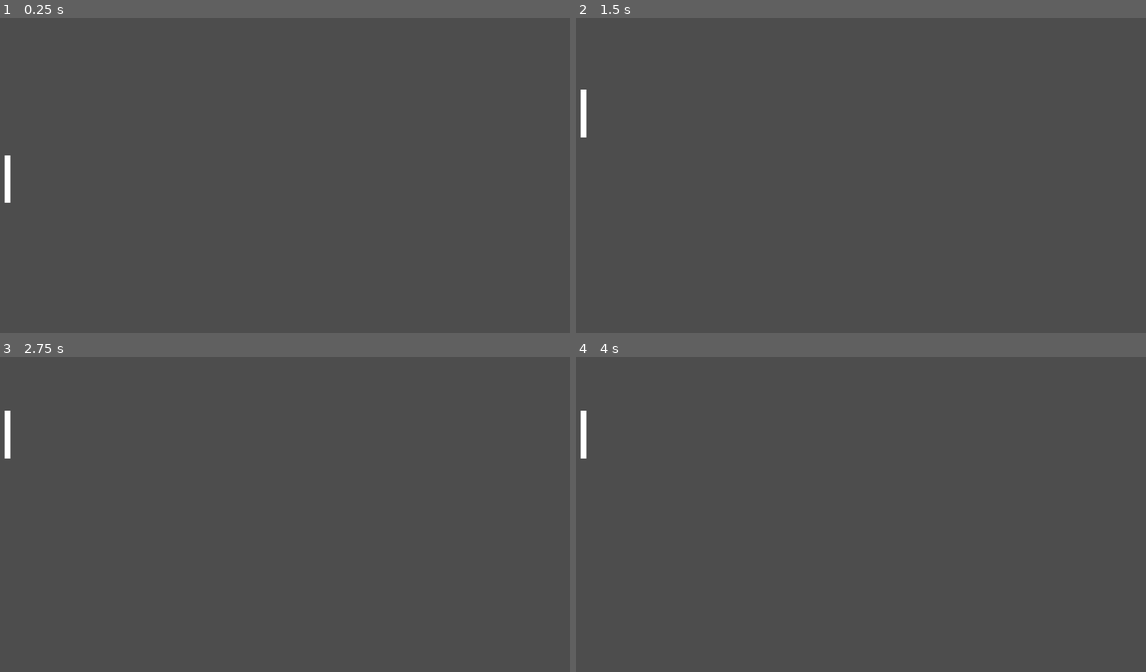
Above: before the commit, frames 1-4 (two rows, left to right).
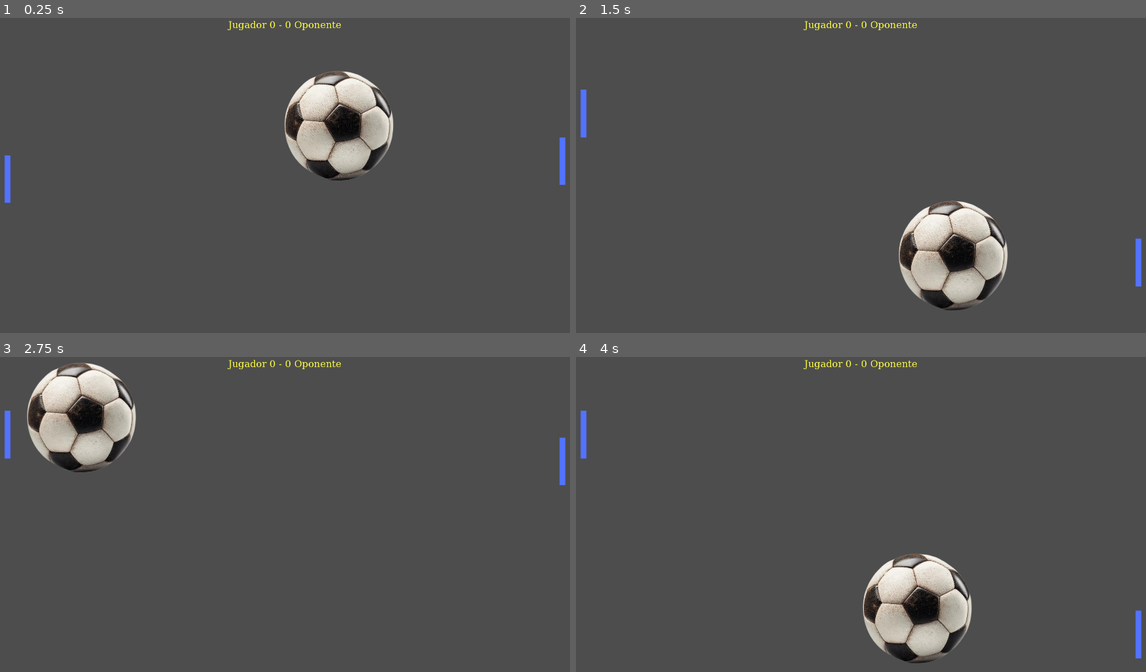
Above: after the commit, the same moments.

Repository: JuanPabloFloresDiaz/PracticaGodotPlatziPong
Game: Godot game, scene res://levels/level.tscn
The game is run twice, just before and just after one commit, with the same random seed, the same clock (stepped at 60 frames per second) and the same inputs.
Inputs:
- Up to frame 1 (0.25 s): no input
- Up to frame 2 (1.5 s): hold Up (ui_up) 0.53-1.28 s; hold Down (ui_down) from 1.28 s (still down)
- Up to frame 3 (2.75 s): release Down (ui_down) at 2.03 s; hold Up (ui_up) from 2.03 s (still down)
- Up to frame 4 (4 s): release Up (ui_up) at 3.53 s; hold Down (ui_down) from 3.53 s (still down)

The runs differ from the first frame. In frame 1, 5.4% of the frame differs, in the area x 0-100%, y 0-59%; in frame 2, 5.4%; in frame 3, 5.4%, in the area x 0-100%, y 0-41%; in frame 4, 5.4%.

Commit message:
✨ Acabando la practica del juego de Pong para curso de Platzi con Godot

Diff:
--- /dev/null
+++ b/characters/ball.gd
@@ -0,0 +1,23 @@
+extends CharacterBody2D
+
+var speed = 0
+var direction = Vector2.ZERO
+var is_moving = false
+
+func _ready() -> void:
+	randomize()
+	reset_ball()
+
+
+func reset_ball():
+	speed = 800
+	direction.x = [-1, 1][randi() % 2]
+	direction.y = [-0.8, 0.8][randi() % 2]
+	is_moving = true
+
+func _physics_process(delta: float) -> void:
+	if is_moving:
+		var collide = move_and_collide(speed * direction * delta);
+		if collide:
+			direction = direction.bounce(collide.get_normal());
+			$AudioColision.play()
--- /dev/null
+++ b/characters/ball.tscn
@@ -0,0 +1,20 @@
+[gd_scene format=3 uid="uid://nsdrbua1xkkp"]
+
+[ext_resource type="Texture2D" uid="uid://b14kb3o55s2h0" path="res://characters/pelota_futbol.png" id="1_2sslr"]
+[ext_resource type="Script" uid="uid://cyxvkr4630whx" path="res://characters/ball.gd" id="1_yadwx"]
+[ext_resource type="AudioStream" uid="uid://b63hw1bawo0ei" path="res://assets pong/audio-bounce.ogg" id="3_p8ead"]
+
+[sub_resource type="CircleShape2D" id="CircleShape2D_yadwx"]
+radius = 185.0
+
+[node name="Ball" type="CharacterBody2D" unique_id=1468082482]
+script = ExtResource("1_yadwx")
+
+[node name="Sprite2D" type="Sprite2D" parent="." unique_id=1465284682]
+texture = ExtResource("1_2sslr")
+
+[node name="CollisionShape2D" type="CollisionShape2D" parent="." unique_id=454094404]
+shape = SubResource("CircleShape2D_yadwx")
+
+[node name="AudioColision" type="AudioStreamPlayer2D" parent="." unique_id=767425740]
+stream = ExtResource("3_p8ead")
--- /dev/null
+++ b/characters/oponente.gd
@@ -0,0 +1,20 @@
+extends CharacterBody2D
+
+const SPEED = 600.0
+@onready var ball = get_parent().find_child("Ball")
+
+func _physics_process(delta):
+	velocity.y = _get_oponent_direction() * SPEED
+	move_and_slide()
+	position.y = clamp(position.y, 0, 867)
+	position.x = 1880
+
+func _get_oponent_direction():
+
+	if abs(ball.position.y - position.y) > 25:
+		if ball.position.y > position.y:
+			return 1
+		else:
+			return -1
+	else:
+		return 0
--- a/characters/player.gd
+++ b/characters/player.gd
@@ -3,14 +3,12 @@
 const SPEED = 400 # Lo puse en mayúsculas por convención de constantes
 
 func _physics_process(delta: float) -> void:
-	# 1. Reiniciamos la velocidad en cada frame (para que no se mueva solo)
 	velocity = Vector2.ZERO
-
-	# 2. Capturamos el input
 	if Input.is_action_pressed("ui_up"):
 		velocity.y = -SPEED
 	elif Input.is_action_pressed("ui_down"):
 		velocity.y = SPEED
 
-	# 3. ¡ESTA ES LA CLAVE! move_and_slide usa el valor de 'velocity' automáticamente
 	move_and_slide()
+	position.y = clamp(position.y, 0, 867)
+	position.x = 20
--- a/characters/player.tscn
+++ b/characters/player.tscn
@@ -15,3 +15,4 @@
 [node name="ColorRect" type="ColorRect" parent="." unique_id=1090427301]
 offset_right = 20.0
 offset_bottom = 160.0
+color = Color(0.3254902, 0.4509804, 1, 1)
--- /dev/null
+++ b/levels/level.gd
@@ -0,0 +1,34 @@
+extends Node2D
+var GameStarted = false
+var PlayerScore = 0
+var OponenteScore = 0
+
+func _ready():
+	_actualizar_marcador()
+	# Esperamos un microsegundo a que la física se asiente
+	await get_tree().create_timer(0.1).timeout
+	GameStarted = true
+
+func _actualizar_marcador():
+	var puntaje_player = str(PlayerScore)
+	var puntaje_oponente = str(OponenteScore)
+	$MarcadorPlayer.text = "Jugador " + puntaje_player + " - " + puntaje_oponente + " Oponente"
+
+
+func _restart_game():
+	$Ball.is_moving = false
+	$Ball.direction = Vector2.ZERO
+	$Ball.position = Vector2(940, 520)
+	$Ball.reset_ball()
+
+func _on_arco_player_body_entered(body: Node2D) -> void:
+	if GameStarted:
+		OponenteScore += 1
+		_actualizar_marcador()
+		_restart_game()
+
+func _on_arco_oponente_body_entered(body: Node2D) -> void:
+	if GameStarted:
+		PlayerScore += 1
+		_actualizar_marcador()
+		_restart_game()
--- a/levels/level.tscn
+++ b/levels/level.tscn
@@ -1,6 +1,9 @@
 [gd_scene format=3 uid="uid://ht1x53j78b7j"]
 
+[ext_resource type="Script" uid="uid://buwtcyx4kkx2r" path="res://levels/level.gd" id="1_5mrsh"]
 [ext_resource type="PackedScene" uid="uid://dacaoti5pspc7" path="res://characters/player.tscn" id="1_80vhd"]
+[ext_resource type="Script" uid="uid://cbwtbwbiwevg5" path="res://characters/oponente.gd" id="2_cwqvt"]
+[ext_resource type="PackedScene" uid="uid://nsdrbua1xkkp" path="res://characters/ball.tscn" id="2_hjsbj"]
 
 [sub_resource type="RectangleShape2D" id="RectangleShape2D_5xgho"]
 size = Vector2(1920, 50)
@@ -8,7 +11,39 @@
 [sub_resource type="RectangleShape2D" id="RectangleShape2D_u52ul"]
 size = Vector2(50, 1080)
 
+[sub_resource type="FontFile" id="FontFile_5mrsh"]
+cache/0/variation_coordinates = {}
+cache/0/face_index = 0
+cache/0/embolden = 0.0
+cache/0/transform = Transform2D(1, 0, 0, 1, 0, 0)
+cache/0/spacing_top = 0
+cache/0/spacing_bottom = 0
+cache/0/spacing_space = 0
+cache/0/spacing_glyph = 0
+cache/0/baseline_offset = 0.0
+cache/0/16/0/ascent = 0.0
+cache/0/16/0/descent = 0.0
+cache/0/16/0/underline_position = 0.0
+cache/0/16/0/underline_thickness = 0.0
+cache/0/16/0/scale = 1.0
+cache/0/34/0/ascent = 0.0
+cache/0/34/0/descent = 0.0
+cache/0/34/0/underline_position = 0.0
+cache/0/34/0/underline_thickness = 0.0
+cache/0/34/0/scale = 1.0
+cache/0/30/0/ascent = 0.0
+cache/0/30/0/descent = 0.0
+cache/0/30/0/underline_position = 0.0
+cache/0/30/0/underline_thickness = 0.0
+cache/0/30/0/scale = 1.0
+cache/0/32/0/ascent = 0.0
+cache/0/32/0/descent = 0.0
+cache/0/32/0/underline_position = 0.0
+cache/0/32/0/underline_thickness = 0.0
+cache/0/32/0/scale = 1.0
+
 [node name="Level" type="Node2D" unique_id=772517460]
+script = ExtResource("1_5mrsh")
 
 [node name="ParedSuperior" type="StaticBody2D" parent="." unique_id=1305385513]
 
@@ -36,3 +71,25 @@
 
 [node name="Player" parent="." unique_id=1980761694 instance=ExtResource("1_80vhd")]
 position = Vector2(20, 460)
+motion_mode = 1
+
+[node name="Oponente" parent="." unique_id=406978772 instance=ExtResource("1_80vhd")]
+position = Vector2(1880, 460)
+motion_mode = 1
+script = ExtResource("2_cwqvt")
+
+[node name="Ball" parent="." unique_id=1468082482 instance=ExtResource("2_hjsbj")]
+position = Vector2(940, 520)
+
+[node name="MarcadorPlayer" type="Label" parent="." unique_id=1057279618]
+offset_right = 1920.0
+offset_bottom = 50.0
+theme_override_colors/font_color = Color(1, 1, 0.26666668, 1)
+theme_override_fonts/font = SubResource("FontFile_5mrsh")
+theme_override_font_sizes/font_size = 32
+text = "Marcador Player"
+horizontal_alignment = 1
+vertical_alignment = 1
+
+[connection signal="body_entered" from="ArcoPlayer" to="." method="_on_arco_player_body_entered"]
+[connection signal="body_entered" from="ArcoOponente" to="." method="_on_arco_oponente_body_entered"]
Not shown, added: assets pong/audio-bounce.ogg.import
Not shown, added: characters/ball.gd.uid
Binary file added: characters/ball_soccer2.png
Not shown, added: characters/ball_soccer2.png.import
Not shown, added: characters/oponente.gd.uid
Binary file added: characters/pelota_futbol.png
Not shown, added: characters/pelota_futbol.png.import
Not shown, added: levels/level.gd.uid
Not shown, added: assets pong/audio-bounce.ogg
Not shown, added: assets pong/audio-bounce.ogg.import:Zone.Identifier
Not shown, added: assets pong/audio-bounce.ogg:Zone.Identifier
